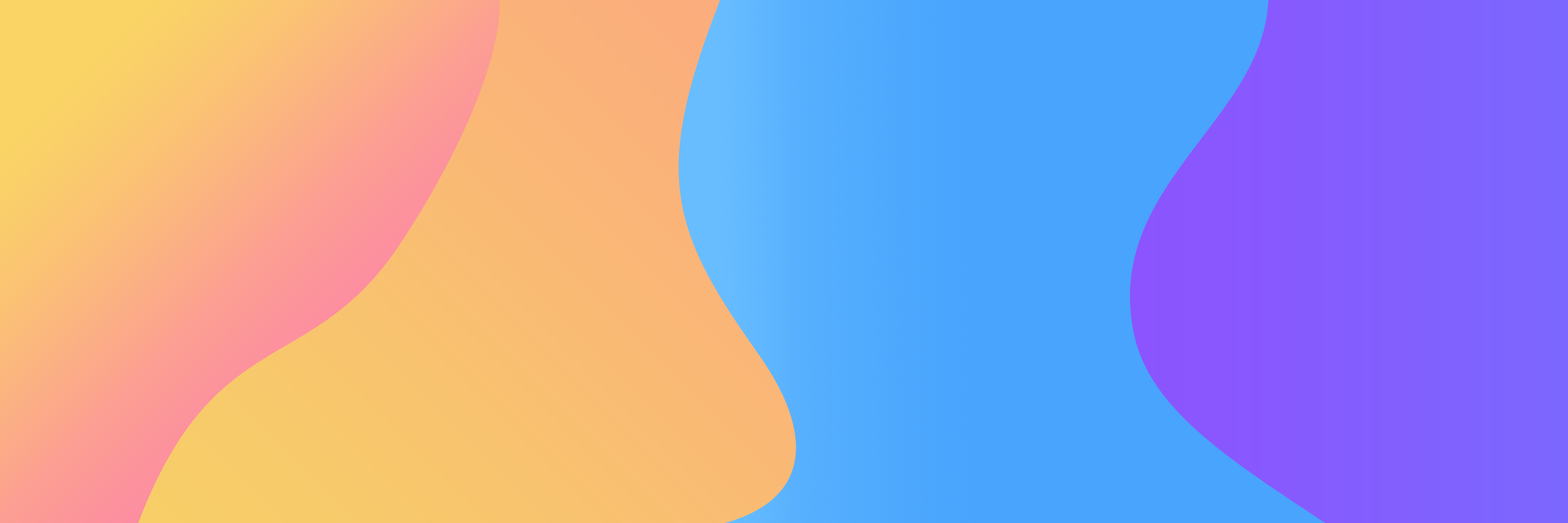
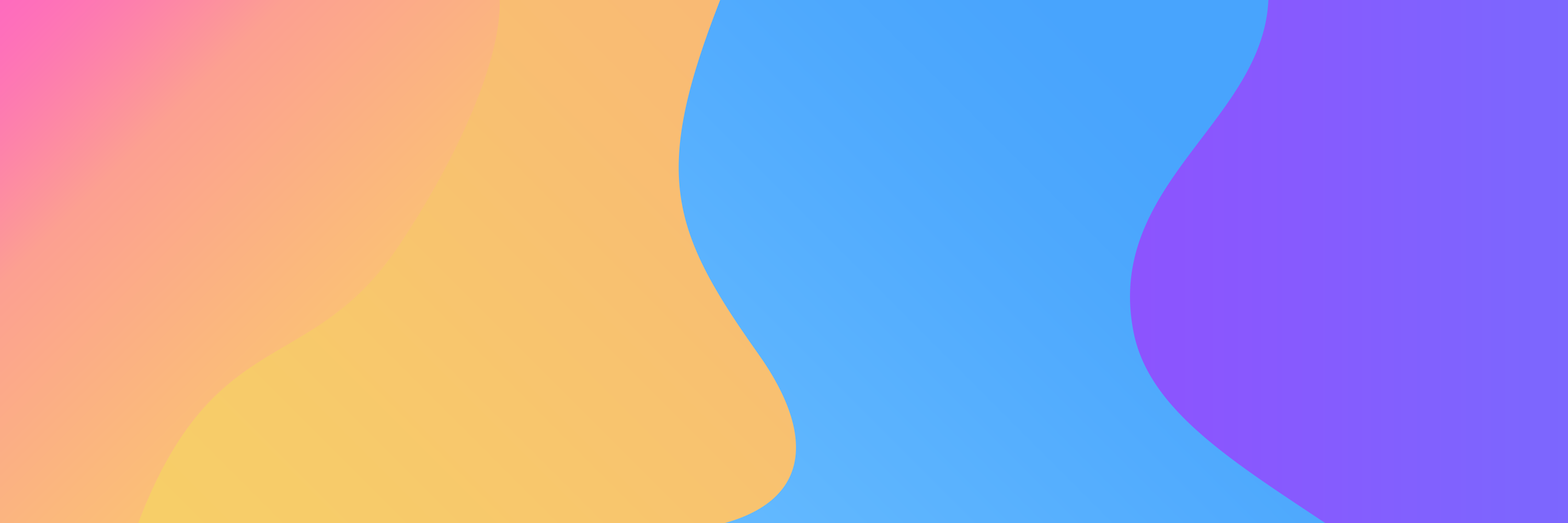
Two versions of the same layered image (1568 x 523). Layer-by-layer changes:
painted on "Gradient Fill 1" over [0, 0, 501, 523]
painted on "Gradient Fill 2" over [148, 0, 797, 523]
removed layer "Background" over [0, 0, 1325, 523]
added layer "Rectangle 1" over [0, 0, 1325, 523]
